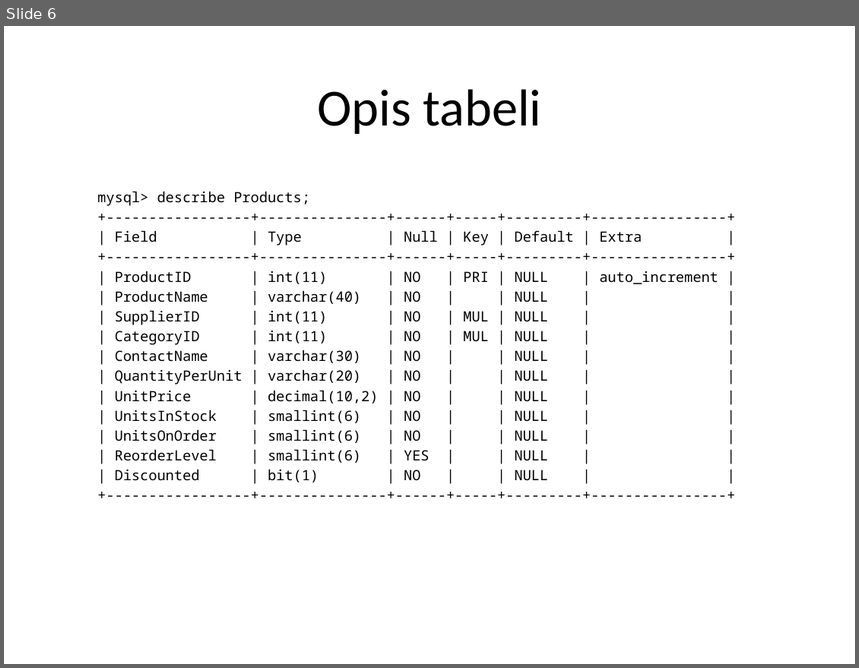
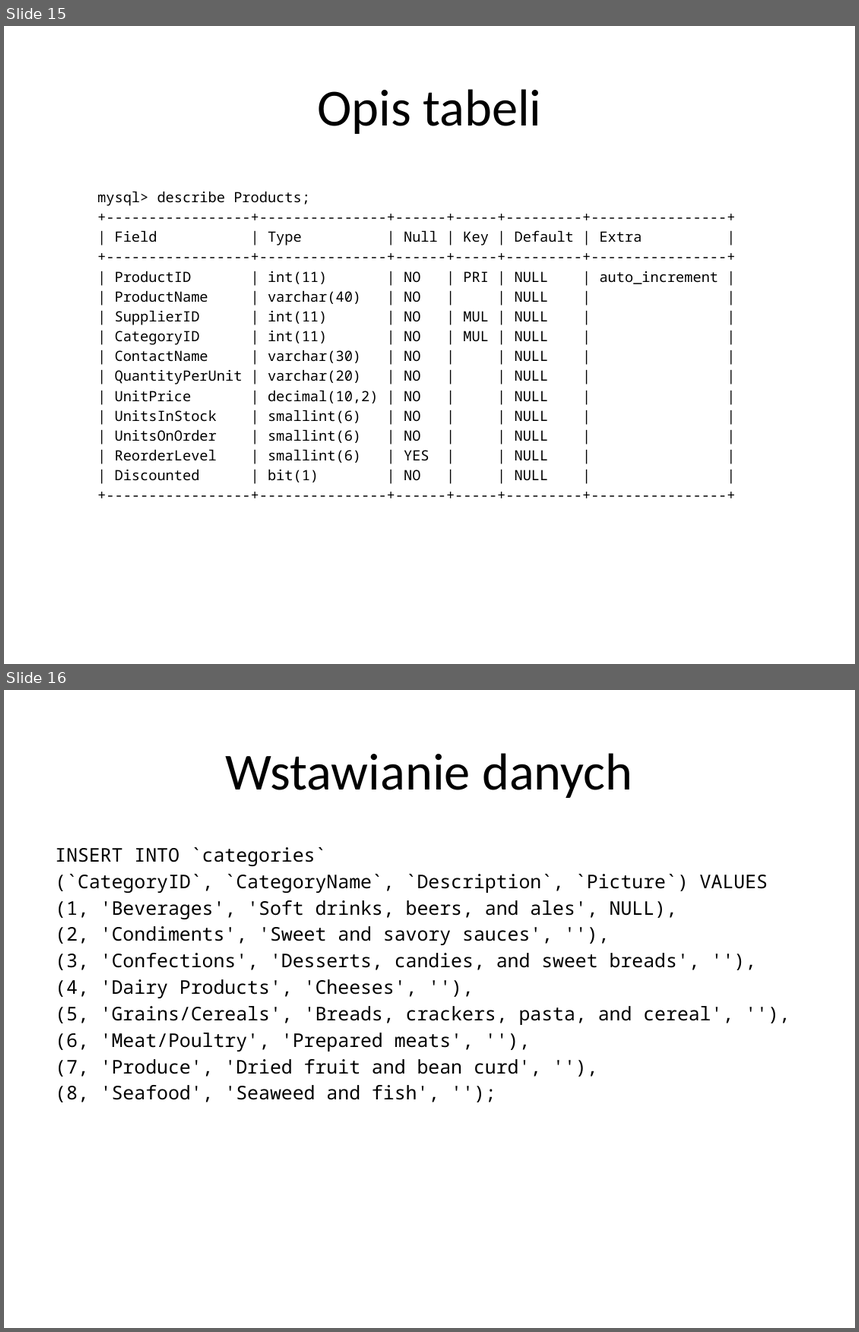
Before and after one commit to alicjasalamon/DB2, a slide deck: MySQL + Hibernate.pptx. Shown one above the other, each under a label of ours: slide 6 before the commit, slides 15 and 16 after it. The pictures are 859x668 and 859x1332 pixels, drawn with LibreOffice and Linux fonts; fonts in the diff are those of the drawing. Boxes give left, top, right and bottom in pixels: in the first picture for what was removed or moved away, otherwise in the second. Text is boxed around its words. In the diff, an @@ line names an element or a change of style, - is before the commit and + after.

```diff
--- a/MySQL + Hibernate.pptx
+++ b/MySQL + Hibernate.pptx
@@ slide 16 added at bbox=[4, 690, 855, 1328], background #FFFFFF @@
@@ title added at bbox=[226, 753, 633, 798], 44 pt, text #000000 @@
+Wstawianie danych
@@ text added at bbox=[55, 847, 768, 1103], 16 pt, text #000000 @@
+INSERT INTO `categories`
+(`CategoryID`, `CategoryName`, `Description`, `Picture`) VALUES
+(1, 'Beverages', 'Soft drinks, beers, and ales', NULL),
+(2, 'Condiments', 'Sweet and savory sauces', ''),
+(3, 'Confections', 'Desserts, candies, and sweet breads', ''),
+(4, 'Dairy Products', 'Cheeses', ''),
+(5, 'Grains/Cereals', 'Breads, crackers, pasta, and cereal', ''),
+(6, 'Meat/Poultry', 'Prepared meats', ''),
+(7, 'Produce', 'Dried fruit and bean curd', ''),
+(8, 'Seafood', 'Seaweed and fish', '');
@@ what was slide 6 is now slide 15 @@
```
Also in this commit, not shown: 4 slides changed, 13 other slides added, 1 slide removed, 4 other files.
